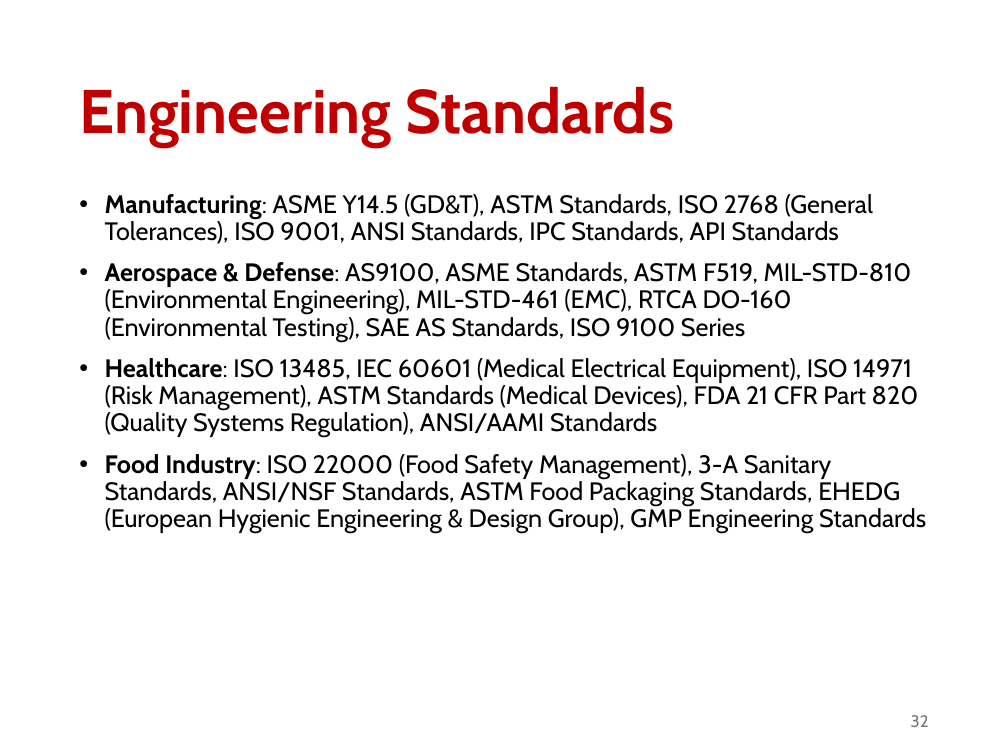
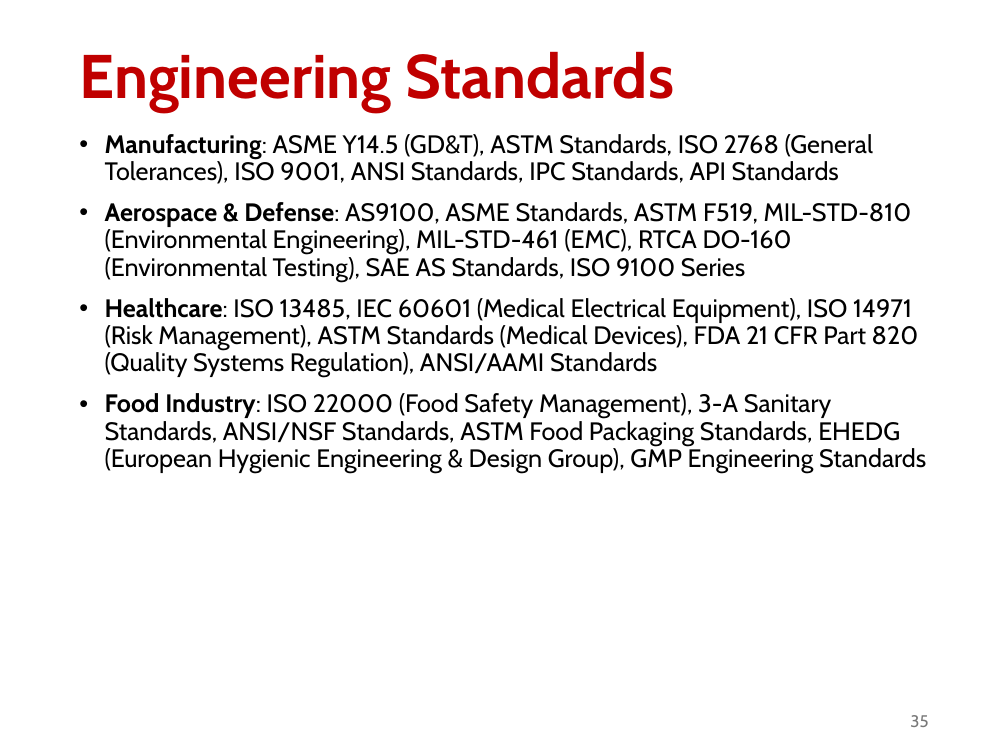
Before and after one commit to abuabara/abuabara.github.io, a slide deck: slide 35 of DAEN460S26/week9.pptx (slide 32 before the commit). Drawn at 1008x756 pixels with LibreOffice and Linux fonts; fonts in the diff are those of the drawing. Boxes give left, top, right and bottom in pixels: in the first picture for what was removed or moved away, otherwise in the second. Text is boxed around its words. In the diff, an @@ line names an element or a change of style, - is before the commit and + after.

```diff
--- a/DAEN460S26/week9.pptx
+++ b/DAEN460S26/week9.pptx
@@ title "Engineering Standards" at box(79, 51, 674, 112): vertical alignment middle to top @@
@@ text "Manufacturing: ASME Y14.5 (GD&T), ASTM ...": place and size @@
-text "Manufacturing: ASME Y14.5 (GD&T), ASTM ..." at box(105, 194, 926, 533)
+text "Manufacturing: ASME Y14.5 (GD&T), ASTM ..." at box(105, 134, 926, 473)
@@ page number at box(910, 715, 928, 727): text changed @@
-32
+35
```
Also in this commit, not shown: 7 other slides changed, 3 slides added, 1 other file.
